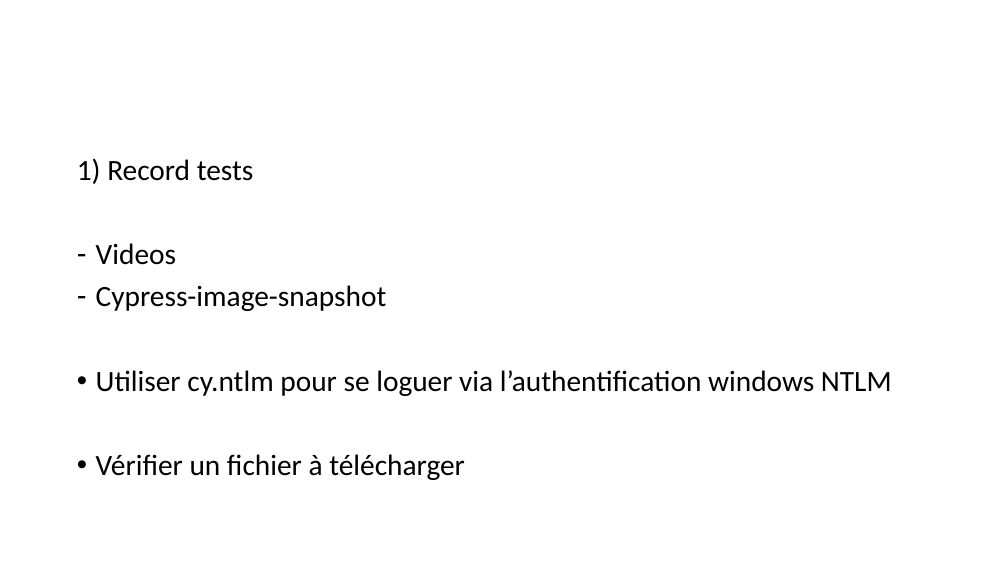
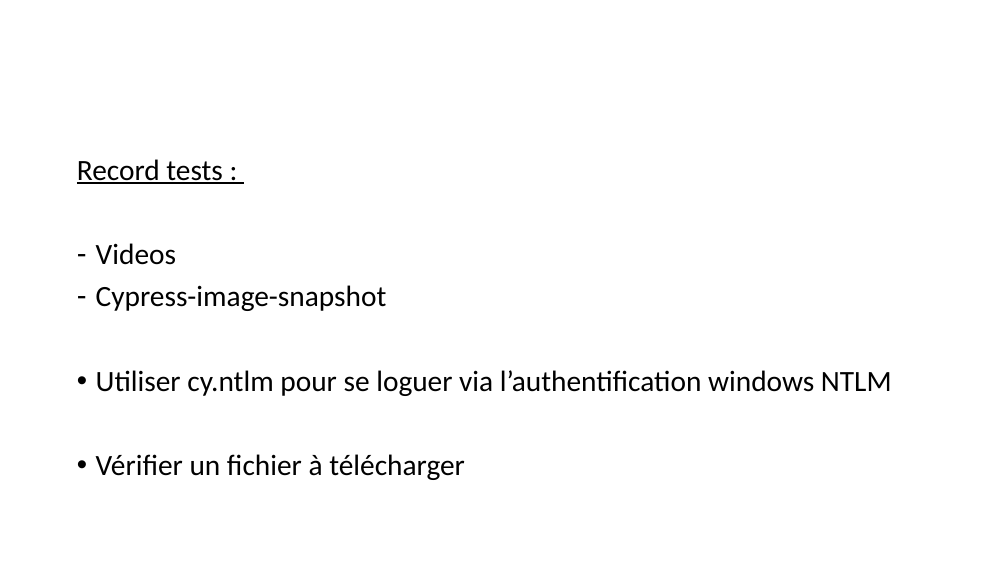
Before and after one commit to seblast312/cypress_youtube, a slide deck: slide 18 of Cypress.pptx (slide 15 before the commit). Drawn at 1008x567 pixels with LibreOffice and Linux fonts; fonts in the diff are those of the drawing. Boxes give left, top, right and bottom in pixels: in the first picture for what was removed or moved away, otherwise in the second. Text is boxed around its words. In the diff, an @@ line names an element or a change of style, - is before the commit and + after.

```diff
--- a/Cypress.pptx
+++ b/Cypress.pptx
@@ text at <box>77,159,223,184</box>: text changed @@
-1) Record tests
+Record tests :
```
Also in this commit, not shown: 4 other slides changed, 3 slides added, 5 other files.
